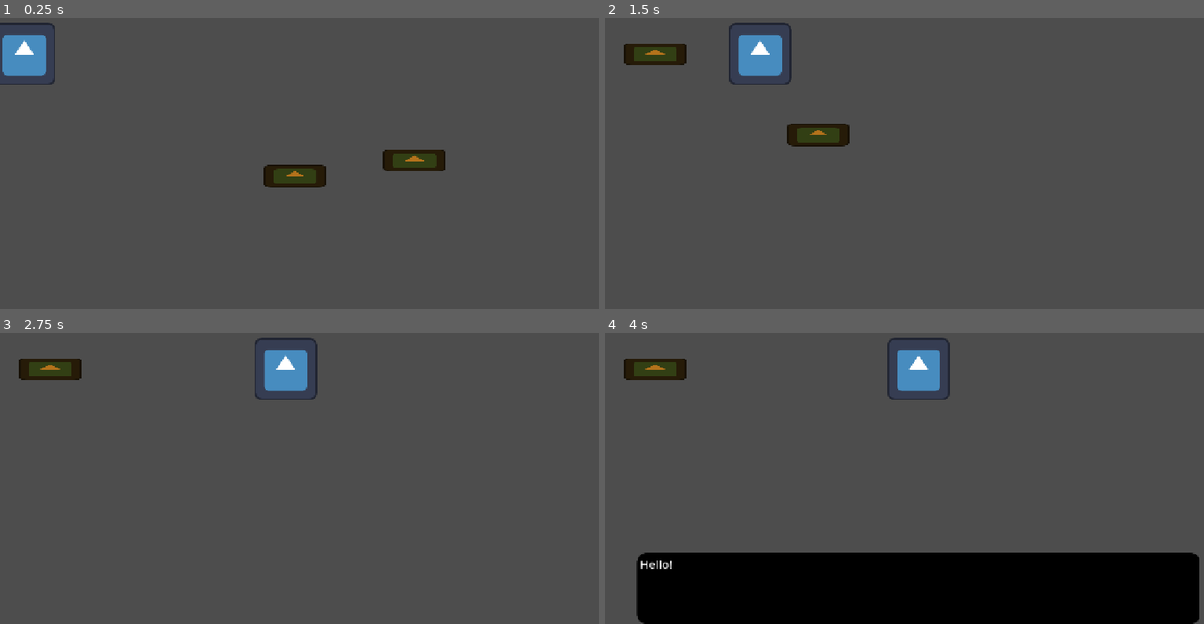
Above: before the commit, frames 1-4 (two rows, left to right).
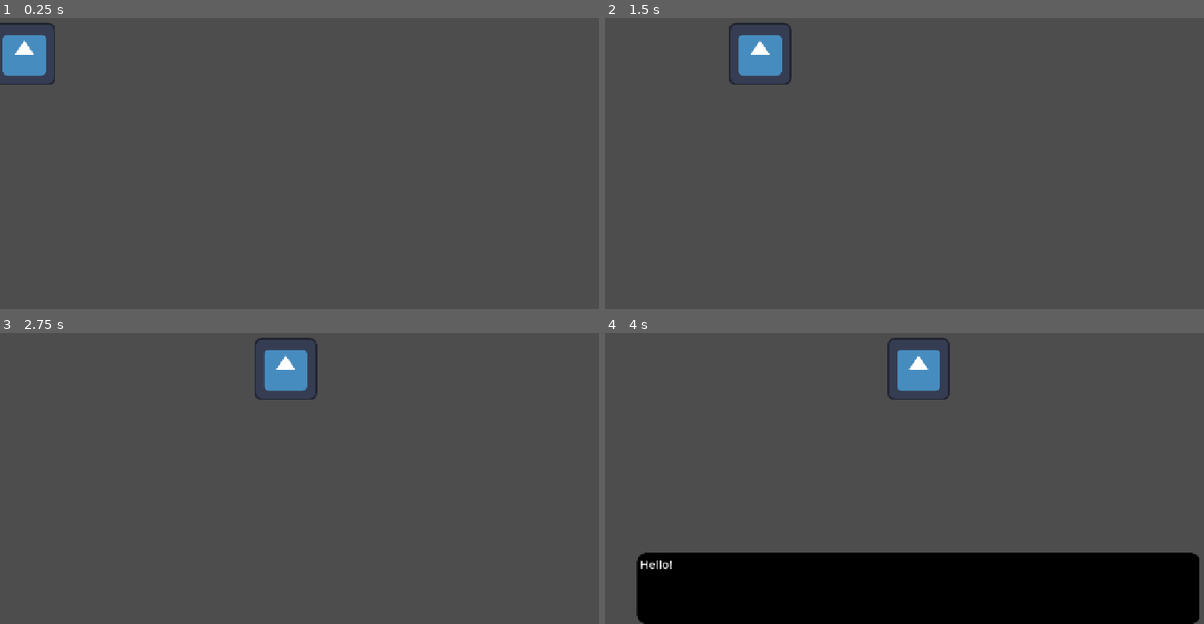
Above: after the commit, the same moments.

Repository: AArthurius/Cross-Worlds-Game-Jam--Pontes
Game: Godot game, scene res://Scenes/SheriffsBox.tscn
The game is run twice, just before and just after one commit, with the same random seed, the same clock (stepped at 60 frames per second) and the same inputs. The project has no main scene, so this scene is started directly. The engine's default icon, where the game draws it, is replaced by a stand-in: a white triangle on a blue panel in a dark square.
Inputs (mouse positions are in pixels of both pictures, inside the frame that each line leads up to):
- Up to frame 1 (0.25 s): no input
- Up to frame 2 (1.5 s): tap Enter (AdvanceDialog) at 0.5 s; drag from (1018, 160) to (652, 52) at 0.52 s; drag from (898, 175) to (652, 52) at 1.27 s
- Up to frame 3 (2.75 s): move the mouse to (377, 370) at 2.02 s; tap Enter (AdvanceDialog) at 2.1 s; click (377, 370) at 2.17 s
- Up to frame 4 (4 s): drag from (886, 519) to (652, 367) at 2.77 s; drag from (916, 589) to (916, 367) at 3.52 s

The runs differ from the first frame. In frame 1, 1.6% of the frame differs, in the area x 43-75%, y 45-59%; in frame 2, 1.6%; in frame 3, 0.8%; in frame 4, 0.8%.

Commit message:
Sistema de drop de documentos dos NPCs
- Os NPCs caminham até o centro da tela, iniciam um diálogo, dropam os documentos que estão no seu resource e esperam;
- Os documentos fazem uma animação de drop dos NPCs;
- Se o jogador arrastar e soltar o documento no NPC, o documento some e o NPC vai embora (some também após executar a animação de saída);
- Correções e ajustes;

Diff:
--- a/Scenes/Documents/Document.tscn
+++ b/Scenes/Documents/Document.tscn
@@ -6,7 +6,68 @@
 [sub_resource type="RectangleShape2D" id="RectangleShape2D_y06vf"]
 size = Vector2(126, 128.57143)
 
-[node name="Document" type="Node2D"]
+[sub_resource type="Animation" id="Animation_y06vf"]
+resource_name = "Drop"
+length = 0.5
+tracks/0/type = "value"
+tracks/0/imported = false
+tracks/0/enabled = true
+tracks/0/path = NodePath(".:scale")
+tracks/0/interp = 1
+tracks/0/loop_wrap = true
+tracks/0/keys = {
+"times": PackedFloat32Array(0, 0.5),
+"transitions": PackedFloat32Array(1, 1),
+"update": 0,
+"values": [Vector2(0, 0), Vector2(1, 1)]
+}
+tracks/1/type = "value"
+tracks/1/imported = false
+tracks/1/enabled = true
+tracks/1/path = NodePath(".:position")
+tracks/1/interp = 1
+tracks/1/loop_wrap = true
+tracks/1/keys = {
+"times": PackedFloat32Array(0, 0.5),
+"transitions": PackedFloat32Array(1, 1),
+"update": 0,
+"values": [Vector2(0, 0), Vector2(0, 200)]
+}
+
+[sub_resource type="Animation" id="Animation_842n5"]
+length = 0.001
+tracks/0/type = "value"
+tracks/0/imported = false
+tracks/0/enabled = true
+tracks/0/path = NodePath(".:scale")
+tracks/0/interp = 1
+tracks/0/loop_wrap = true
+tracks/0/keys = {
+"times": PackedFloat32Array(0),
+"transitions": PackedFloat32Array(1),
+"update": 0,
+"values": [Vector2(1, 1)]
+}
+tracks/1/type = "value"
+tracks/1/imported = false
+tracks/1/enabled = true
+tracks/1/path = NodePath(".:position")
+tracks/1/interp = 1
+tracks/1/loop_wrap = true
+tracks/1/keys = {
+"times": PackedFloat32Array(0),
+"transitions": PackedFloat32Array(1),
+"update": 0,
+"values": [Vector2(0, 0)]
+}
+
+[sub_resource type="AnimationLibrary" id="AnimationLibrary_jfrbr"]
+_data = {
+&"Drop": SubResource("Animation_y06vf"),
+&"RESET": SubResource("Animation_842n5")
+}
+
+[node name="Document" type="Node2D" groups=["Document"]]
 script = ExtResource("1_y06vf")
 metadata/_custom_type_script = "uid://2ybou16gxnoj"
 
@@ -21,5 +82,12 @@
 position = Vector2(0, -1.4285715)
 shape = SubResource("RectangleShape2D_y06vf")
 
+[node name="Animator" type="AnimationPlayer" parent="."]
+libraries = {
+&"": SubResource("AnimationLibrary_jfrbr")
+}
+
+[connection signal="area_entered" from="Sprite2D/DocumentArea" to="." method="AreaEntered"]
+[connection signal="area_exited" from="Sprite2D/DocumentArea" to="." method="AreaExited"]
 [connection signal="mouse_entered" from="Sprite2D/DocumentArea" to="." method="OnMouseEntered"]
 [connection signal="mouse_exited" from="Sprite2D/DocumentArea" to="." method="OnMouseExited"]
--- a/Scenes/GameObjects/NPC.tscn
+++ b/Scenes/GameObjects/NPC.tscn
@@ -36,21 +36,6 @@
 }]
 }
 
-[sub_resource type="Animation" id="Animation_cp627"]
-length = 0.001
-tracks/0/type = "value"
-tracks/0/imported = false
-tracks/0/enabled = true
-tracks/0/path = NodePath(".:position")
-tracks/0/interp = 1
-tracks/0/loop_wrap = true
-tracks/0/keys = {
-"times": PackedFloat32Array(0),
-"transitions": PackedFloat32Array(1),
-"update": 0,
-"values": [Vector2(0, 0)]
-}
-
 [sub_resource type="Animation" id="Animation_3mk35"]
 resource_name = "Exiting"
 length = 3.0
@@ -81,6 +66,21 @@
 }]
 }
 
+[sub_resource type="Animation" id="Animation_cp627"]
+length = 0.001
+tracks/0/type = "value"
+tracks/0/imported = false
+tracks/0/enabled = true
+tracks/0/path = NodePath(".:position")
+tracks/0/interp = 1
+tracks/0/loop_wrap = true
+tracks/0/keys = {
+"times": PackedFloat32Array(0),
+"transitions": PackedFloat32Array(1),
+"update": 0,
+"values": [Vector2(0, 0)]
+}
+
 [sub_resource type="AnimationLibrary" id="AnimationLibrary_3mk35"]
 _data = {
 &"Comming": SubResource("Animation_kpujj"),
@@ -88,7 +88,7 @@
 &"RESET": SubResource("Animation_cp627")
 }
 
-[node name="NPC" type="Area2D"]
+[node name="NPC" type="Area2D" groups=["NPC"]]
 script = ExtResource("1_ryh40")
 metadata/_custom_type_script = "uid://msuxf5dotjtq"
 
--- a/Scenes/SheriffsBox.tscn
+++ b/Scenes/SheriffsBox.tscn
@@ -1,28 +1,21 @@
-[gd_scene load_steps=6 format=3 uid="uid://cxfrad2436ma1"]
+[gd_scene load_steps=5 format=3 uid="uid://cxfrad2436ma1"]
 
 [ext_resource type="Script" uid="uid://g5eopkn8sin3" path="res://Scripts/SheriffsBox/DocumentsManager.gd" id="1_ppcta"]
-[ext_resource type="PackedScene" uid="uid://dlugjvnb2qlfd" path="res://Scenes/Documents/Document.tscn" id="2_30kxj"]
 [ext_resource type="PackedScene" uid="uid://dj8do0uhqhcxq" path="res://Scenes/GameObjects/NPC.tscn" id="3_flahs"]
 [ext_resource type="Resource" uid="uid://cm2ixj80m5iwl" path="res://Scripts/Resources/NPC1.tres" id="4_hh3na"]
 [ext_resource type="PackedScene" uid="uid://dhukukuvoevyi" path="res://Scenes/UI/InGame/Dialog.tscn" id="4_ttg44"]
 
 [node name="SheriffsBox" type="Node2D"]
 
-[node name="DocumentsManager" type="Node2D" parent="."]
-position = Vector2(640, 200)
-script = ExtResource("1_ppcta")
-
-[node name="Document" parent="DocumentsManager" instance=ExtResource("2_30kxj")]
-position = Vector2(206, 217)
-
-[node name="Document2" parent="DocumentsManager" instance=ExtResource("2_30kxj")]
-position = Vector2(-38, 249)
-
 [node name="NPCGenerator" type="Node2D" parent="."]
 position = Vector2(0, 200)
 
 [node name="NPC" parent="NPCGenerator" instance=ExtResource("3_flahs")]
 atributes = ExtResource("4_hh3na")
+
+[node name="DocumentsManager" type="Node2D" parent="."]
+position = Vector2(640, 200)
+script = ExtResource("1_ppcta")
 
 [node name="UI" type="CanvasLayer" parent="."]
 
--- a/Scripts/GameObjects/Document.gd
+++ b/Scripts/GameObjects/Document.gd
@@ -1,13 +1,20 @@
 extends Node2D
 class_name Document
 
+@onready var Animator: AnimationPlayer = $Animator
 var MouseEntered: bool = false
+var isOnNPCArea: bool = false
+
+func _ready() -> void:
+	Animator.play("Drop")
 
 func _process(delta: float) -> void:
 	if Input.is_mouse_button_pressed(MOUSE_BUTTON_LEFT) && MouseEntered && !GameManager.isDraggingADocument:
 		get_parent().DragDocument($".")
-		GameManager.isDraggingADocument = true
-	else: GameManager.isDraggingADocument = false
+	else:
+		GameManager.isDraggingADocument = false
+		if isOnNPCArea && !Animator.is_playing() && !Input.is_mouse_button_pressed(MOUSE_BUTTON_LEFT):
+			queue_free()
 
 func OnMouseEntered() -> void:
 	MouseEntered = true
@@ -15,3 +22,11 @@
 func OnMouseExited() -> void:
 	if !Input.is_mouse_button_pressed(MOUSE_BUTTON_LEFT):
 		MouseEntered = false
+
+func AreaEntered(area: Area2D) -> void:
+	if area.is_in_group("NPC"):
+		isOnNPCArea = true
+
+func AreaExited(area: Area2D) -> void:
+	if area.is_in_group("NPC"):
+		isOnNPCArea = false
--- a/Scripts/GameObjects/NPC.gd
+++ b/Scripts/GameObjects/NPC.gd
@@ -5,18 +5,23 @@
 @onready var Animator = $NPCAnimator as AnimationPlayer
 @onready var dialogBox: RichTextLabel = $"../../UI/Dialog"
 
-var GameDocuments: Array = ["res://Scenes/Documents/Document.tscn"]
-
 # Called when the node enters the scene tree for the first time.
 func _ready() -> void:
 	Animator.play("Comming")
 
 # Called every frame. 'delta' is the elapsed time since the previous frame.
 func _process(delta: float) -> void:
-	pass
+	if $"../../DocumentsManager".get_child_count() == 0 && !Animator.is_playing() && !dialogBox.visible:
+		Animator.play("Exiting")
 
 func StartDialog():
 	dialogBox.dialog = atributes.dialog
 	dialogBox.visible = true
 	dialogBox.ShowMessage()
 	dialogBox.currentNPC = $"."
+
+func DropDocuments():
+	for documents in atributes.documents:
+		var documentPath = load(documents.get_path())
+		var document = documentPath.instantiate()
+		$"../../DocumentsManager".add_child(document)
--- a/Scripts/Globals/GameManager.gd
+++ b/Scripts/Globals/GameManager.gd
@@ -1,3 +1,4 @@
 extends Node
 
 var isDraggingADocument: bool = false
+var dialogCurrentMessage: String = ""
--- a/Scripts/SheriffsBox/DocumentsManager.gd
+++ b/Scripts/SheriffsBox/DocumentsManager.gd
@@ -3,3 +3,4 @@
 func DragDocument(document: Node2D) -> void:
 	document.global_position = get_local_mouse_position() + position
 	move_child(document, get_child_count() - 1)
+	GameManager.isDraggingADocument = true
--- a/Scripts/UI/InGame/Dialog.gd
+++ b/Scripts/UI/InGame/Dialog.gd
@@ -20,13 +20,16 @@
 	if dialog.size() == 0:
 		$".".visible = false
 		showCharacter.stop()
-		currentNPC.Animator.play("Exiting")
 		return
 	visible = true
 	var MSG = dialog.pop_front()
+	GameManager.dialogCurrentMessage = MSG
 	visible_characters = 0
 	text = MSG
 	showCharacter.start()
+
+	if MSG == "Here are my documents.":
+		currentNPC.DropDocuments()
 
 func ShowCharacter() -> void:
 	if visible_characters == get_total_character_count():
Not shown: 1 places in Scenes/Documents/Document.tscn that only renumber resources
